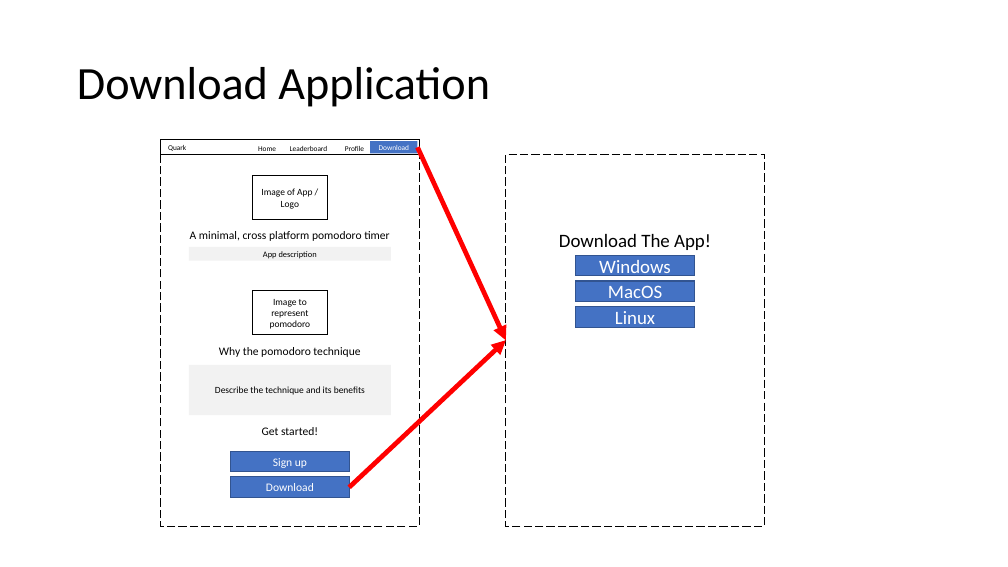
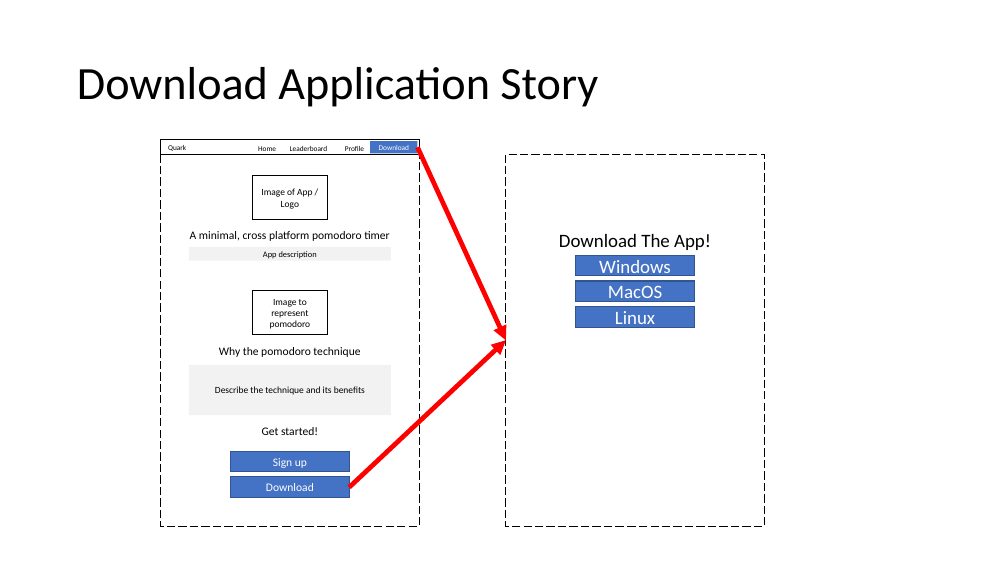
Before and after one commit to JazerBarclay/ci536-group-project, a slide deck: slide 14 of documentation/Quark Wireframes and User Stories.pptx. Drawn at 1008x567 pixels with LibreOffice and Linux fonts; fonts in the diff are those of the drawing. Boxes give left, top, right and bottom in pixels: in the first picture for what was removed or moved away, otherwise in the second. Text is boxed around its words. In the diff, an @@ line names an element or a change of style, - is before the commit and + after.

```diff
--- a/documentation/Quark Wireframes and User Stories.pptx
+++ b/documentation/Quark Wireframes and User Stories.pptx
@@ title at <box>77,67,598,107</box>: text changed @@
-Download Application
+Download Application Story
```
Also in this commit, not shown: 4 other slides changed, 3 slides added, 2 slides removed.
